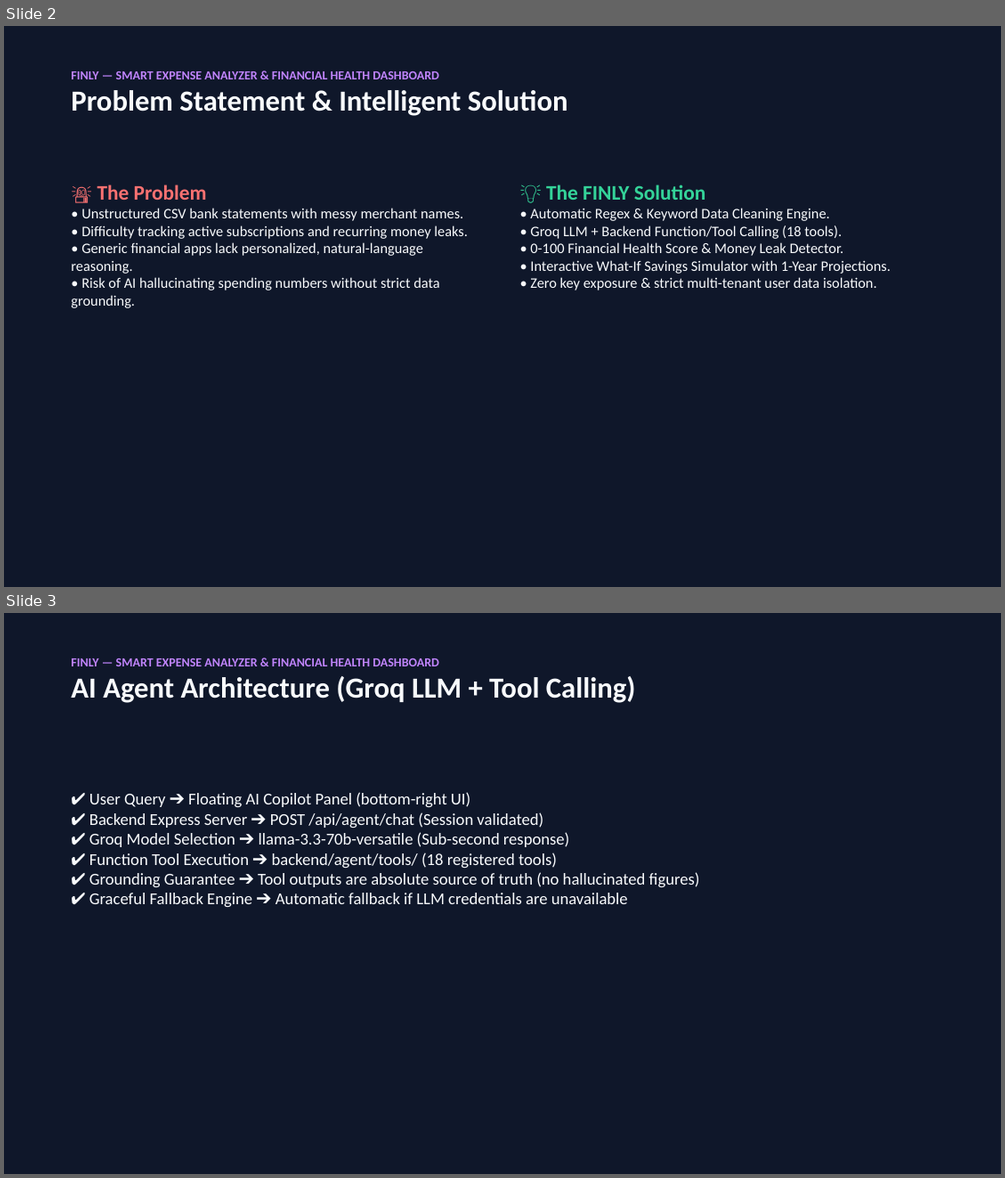
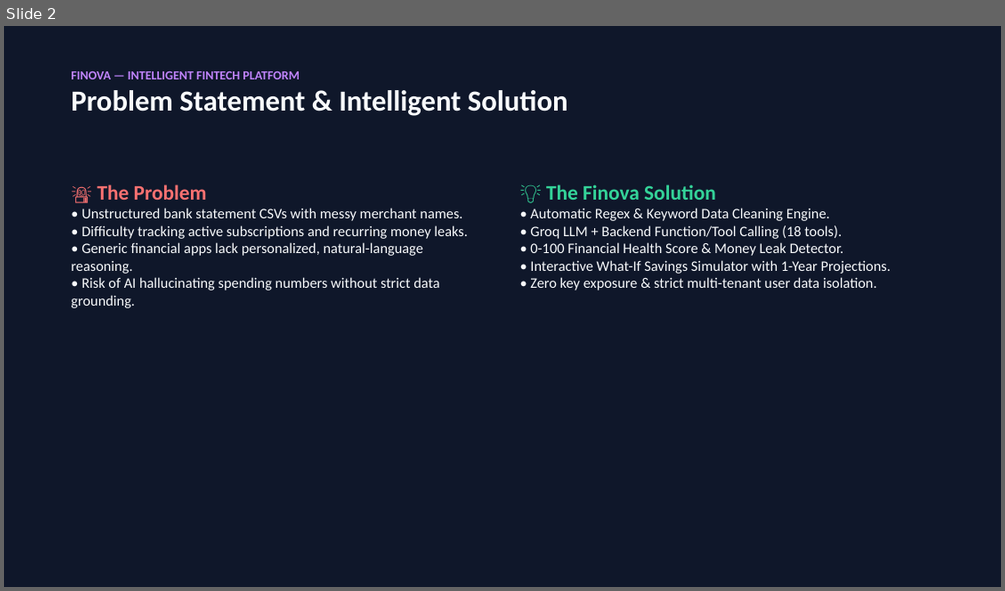
Before and after one commit to adarsh-malviya06/HackInMotion-RICR-HIM-1018, a slide deck: presentation.pptx. Shown one above the other, each under a label of ours: slides 2 and 3 before the commit, slide 2 after it. The pictures are 1005x1178 and 1005x591 pixels, drawn with LibreOffice and Linux fonts; fonts in the diff are those of the drawing. Boxes give left, top, right and bottom in pixels: in the first picture for what was removed or moved away, otherwise in the second. Text is boxed around its words. In the diff, an @@ line names an element or a change of style, - is before the commit and + after.

Commit message:
feat(branding): update brand identity to Finova (intelligent Fintech) with logo asset, UI components, backend prompt, and docs

```diff
--- a/presentation.pptx
+++ b/presentation.pptx
@@ slide 3 removed at box(4, 613, 1001, 1174), background #0F172A @@
@@ text removed at box(71, 658, 636, 703) @@
-FINLY — SMART EXPENSE ANALYZER & FINANCIAL HEALTH DASHBOARD
-AI Agent Architecture (Groq LLM + Tool Calling)
@@ text removed at box(89, 792, 700, 907) @@
-✔ User Query ➔ Floating AI Copilot Panel (bottom-right UI)
-✔ Backend Express Server ➔ POST /api/agent/chat (Session validated)
-✔ Groq Model Selection ➔ llama-3.3-70b-versatile (Sub-second response)
-✔ Function Tool Execution ➔ backend/agent/tools/ (18 registered tools)
-✔ Grounding Guarantee ➔ Tool outputs are absolute source of truth (no hallucinated figures)
-✔ Graceful Fallback Engine ➔ Automatic fallback if LLM credentials are unavailable
@@ slide 2 changed as well @@
@@ text at box(71, 71, 299, 79): text changed @@
-FINLY — SMART EXPENSE ANALYZER & FINANCIAL HEALTH DASHBOARD
+FINOVA — INTELLIGENT FINTECH PLATFORM
@@ text at box(546, 184, 716, 200): text changed @@
-💡 The FINLY Solution
+💡 The Finova Solution
@@ text at box(81, 208, 462, 221): text changed @@
-• Unstructured CSV bank statements with messy merchant names.
+• Unstructured bank statement CSVs with messy merchant names.
```
Also in this commit, not shown: 1 other slide changed, 2 other slides removed, 20 other files.
